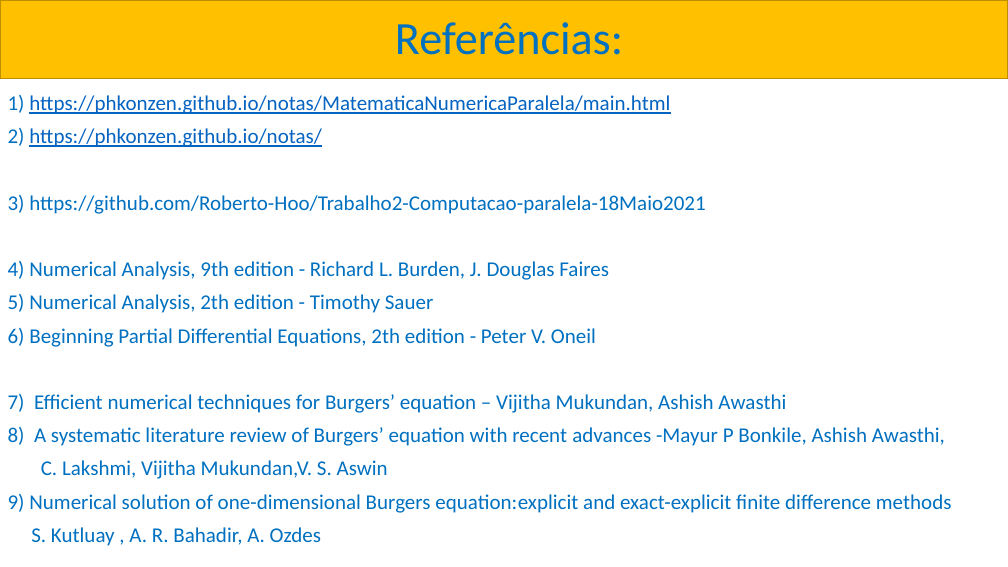
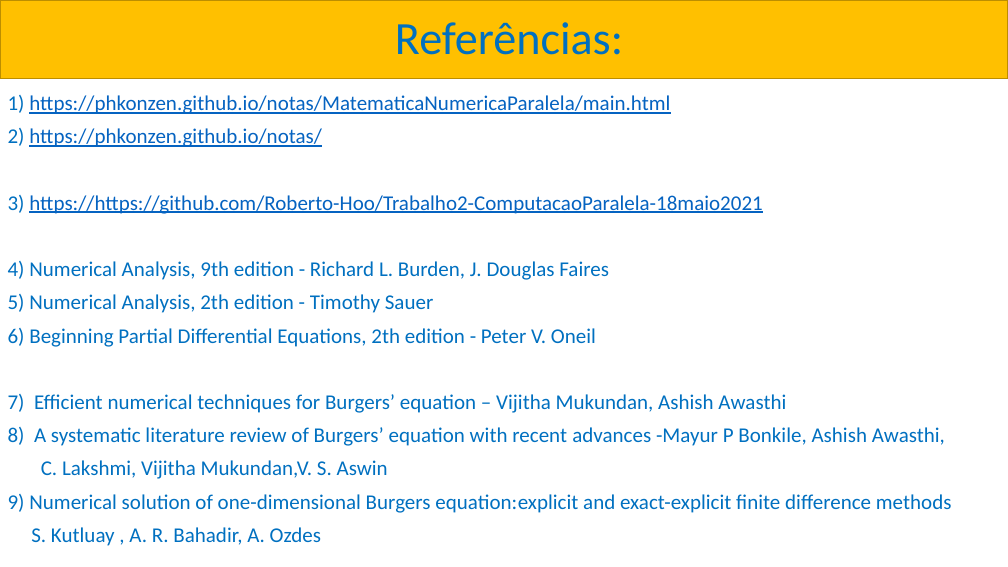
Before and after one commit to Roberto-Hoo/Trabalho2-ComputacaoParalela-18maio2021, a slide deck: slide 16 of Trabalho 2 Computacao Paralela.pptx. Drawn at 1008x567 pixels with LibreOffice and Linux fonts; fonts in the diff are those of the drawing. Boxes give left, top, right and bottom in pixels: in the first picture for what was removed or moved away, otherwise in the second. Text is boxed around its words. In the diff, an @@ line names an element or a change of style, - is before the commit and + after.

```diff
--- a/Trabalho 2 Computacao Paralela.pptx
+++ b/Trabalho 2 Computacao Paralela.pptx
@@ text at (8,195,762,214): text changed; text colour #0070C0 to #0563C1 @@
-3) https://github.com/Roberto-Hoo/Trabalho2-Computacao-paralela-18Maio2021
+3) https://https://github.com/Roberto-Hoo/Trabalho2-ComputacaoParalela-18maio2021
```
Also in this commit, not shown: 1 other file.
